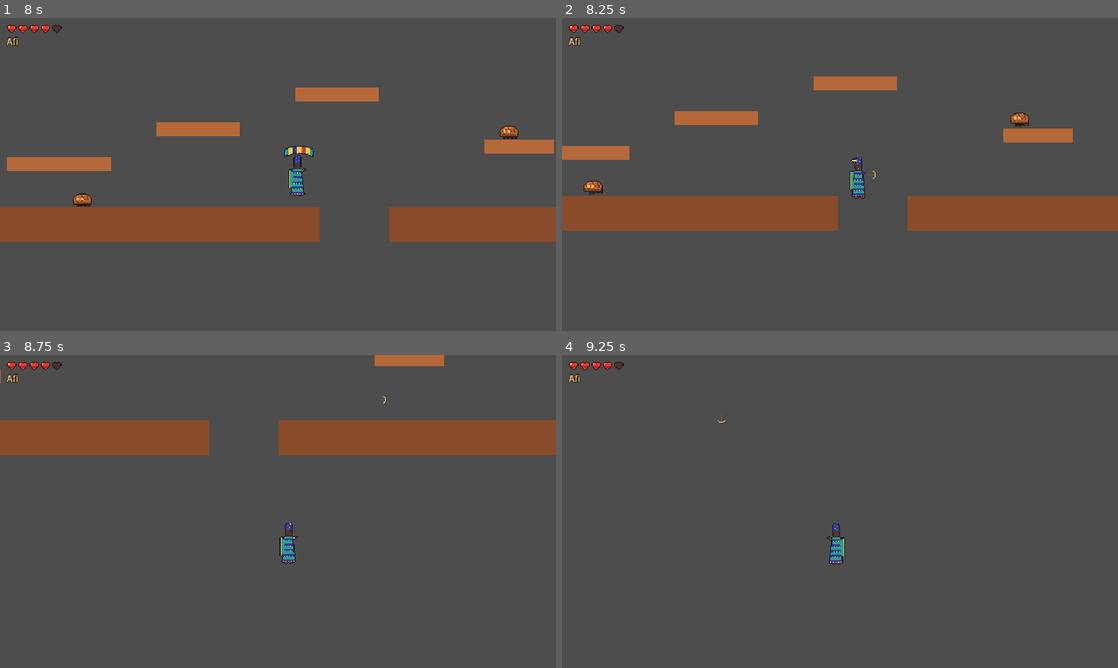
Above: before the commit, frames 1-4 (two rows, left to right).
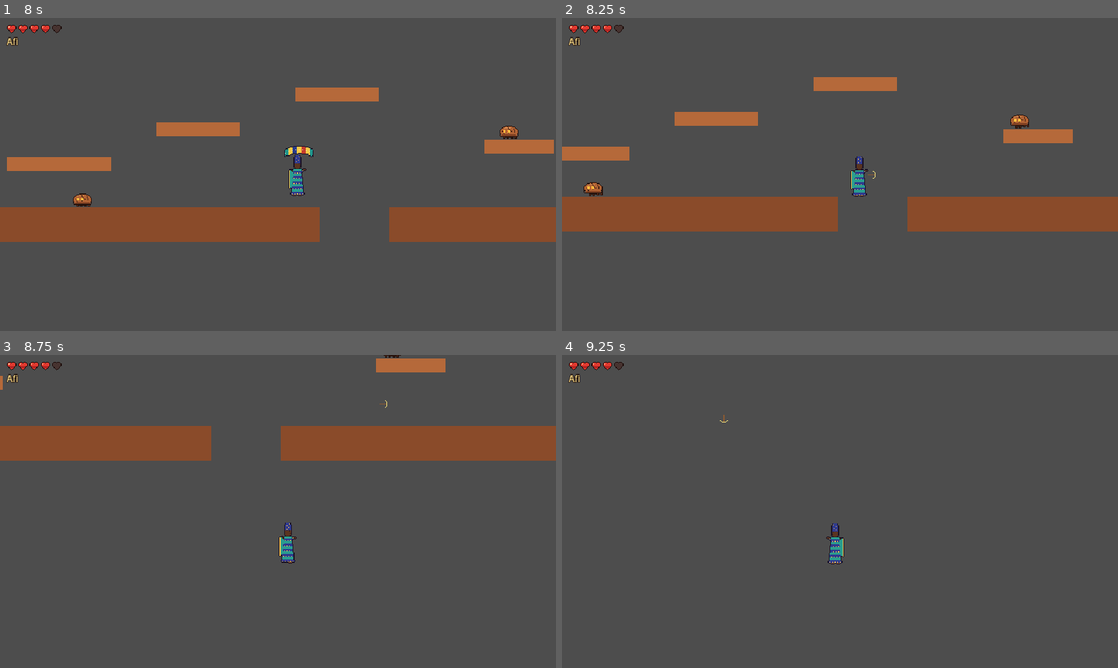
Above: after the commit, the same moments.

Repository: maximghost/xevioso
Game: Godot game, scene res://scenes/levels/test_level.tscn
Two runs of this game, one before a commit and one after it. Both use one fixed random seed, a clock stepped at 60 frames per second and the inputs below.
Inputs (mouse positions are in pixels of both pictures, inside the frame that each line leads up to):
- Up to frame 1 (8 s): move the mouse to (250, 237) at 0.52 s; hold K (ability) 0.53-1.28 s; hold D (move_right) 0.53-2.03 s; click (250, 237) at 0.67 s; tap Space (jump) at 0.77, 1.07, 1.52, 1.55, 1.82, 2.1, 3.02, 3.32, 3.77, 3.8, 4.07, 5.27, 5.57, 6.77, 6.8, 7.07, 7.35, 7.52, 7.82 s; tap J (attack) at 0.8, 1.35, 3.05, 3.6, 6.05, 6.6 s; move the mouse to (444, 221) at 1.27 s; move the mouse to (111, 127) at 2.02 s; hold K (ability) 2.03-2.78 s; hold A (move_left) 2.03-4.25 s; move the mouse to (305, 174) at 2.77 s; tap K (ability) at 2.85, 5.3 s; click (305, 174) at 2.92 s; move the mouse to (194, 96) at 3.52 s; tap Escape (pause) at 4.15 s; click "Recommencer" at 4.25 s; move the mouse to (400, 158) at 5.02 s; hold D (move_right) from 5.03 s (still down); tap Tab (switch_hero) at 5.1 s; move the mouse to (166, 190) at 5.77 s; hold K (ability) 5.78-6.53 s; click (166, 190) at 5.92 s; move the mouse to (333, 105) at 6.52 s; move the mouse to (250, 237) at 7.27 s; hold K (ability) from 7.28 s (still down)
- Up to frame 2 (8.25 s): keep holding D (move_right); move the mouse to (1006, 221) at 8.02 s; release K (ability) at 8.03 s; tap K (ability) at 8.1 s; click (1006, 221) at 8.17 s
- Up to frame 3 (8.75 s): keep holding D (move_right); tap Space (jump) at 8.27, 8.57 s; tap J (attack) at 8.3 s
- Up to frame 4 (9.25 s): move the mouse to (673, 464) at 8.77 s; release D (move_right) at 8.78 s; hold A (move_left) from 8.78 s (still down); tap J (attack) at 8.85 s; tap Space (jump) at 9.05 s

Frame 1 is identical in both runs. In frame 2, 1.0% of the frame differs, in the area x 0-100%, y 18-69%; in frame 3, 3.7%, in the area x 0-100%, y 0-67%; in frame 4, 0.1%.

Commit message:
Mobile : croix sous le pouce gauche, saut sur la flèche haut ; Onde plus rapide
- Croix de déplacement à gauche, actions à droite (vu du joueur)
- Bouton de saut supprimé : la flèche haut fait sauter (et déclenche move_up)
- Onde de Kokou : une frappe toutes les 0,22 s environ
- Mémoire de la capacité : un appui pendant la recharge part dès qu'elle est prête

Diff:
--- a/scenes/heroes/abilities/wave_ability.gd
+++ b/scenes/heroes/abilities/wave_ability.gd
@@ -12,14 +12,15 @@
 @export var wave_scene: PackedScene = preload("res://scenes/fx/drum_wave.tscn")
 
 ## Durée de la frappe (animation), en secondes.
-@export var strike_time: float = 0.2
+@export var strike_time: float = 0.12
 
 # Temps restant de la frappe.
 var _time_left: float = 0.0
 
 
 func _init() -> void:
-	cooldown = 1.2
+	# Recharge courte : on peut enchaîner les frappes, comme un rythme de tambour.
+	cooldown = 0.1
 	takes_control = false
 	animation = &"throw"
 
--- a/scenes/heroes/player.gd
+++ b/scenes/heroes/player.gd
@@ -29,6 +29,10 @@
 ## Délai minimal entre deux lancers de hache, en secondes.
 @export var throw_cooldown: float = 0.35
 
+## Mémoire de la capacité : un appui un peu trop tôt (pendant la recharge) est retenu
+## pendant ce délai et la capacité part dès qu'elle est prête. On ne perd pas d'appui.
+@export var ability_buffer_time: float = 0.2
+
 
 # ---------------------------------------------------------------------------
 # Coups reçus
@@ -158,6 +162,9 @@
 
 # La capacité du héros joué (null s'il n'en a pas encore).
 var _ability: HeroAbility = null
+
+# Temps restant pendant lequel un appui sur la capacité est mémorisé.
+var _ability_buffer_timer: float = 0.0
 
 # Matériau partagé des images rémanentes : mode de mélange additif (lumineux).
 static var _ADDITIVE: CanvasItemMaterial = _make_additive()
@@ -212,7 +219,7 @@
 		return
 
 	_handle_switch()
-	_handle_ability()
+	_handle_ability(delta)
 
 	if _ability_in_control():
 		# Une capacité pilote le mouvement (ex. la Ruée) : ni gravité, ni course, ni hache.
@@ -414,6 +421,7 @@
 	# Une capacité en cours est interrompue : le nouveau héros ne la possède pas.
 	if _ability != null and _ability.active:
 		_ability.cancel()
+	_ability_buffer_timer = 0.0
 	_apply_hero((_hero_index + 1) % heroes.size())
 	_throwing = false
 
@@ -464,10 +472,19 @@
 
 
 ## Déclenche la capacité du héros joué quand on appuie sur « ability ».
-func _handle_ability() -> void:
-	if _ability != null and not _ability.active and _ability.wants_activation():
-		if _ability.try_activate():
-			_throwing = false  # la capacité interrompt un lancer en cours
+## L'appui est mémorisé un court instant : s'il arrive pendant la recharge,
+## la capacité part dès qu'elle est prête (comme la mémoire du saut).
+func _handle_ability(delta: float) -> void:
+	if _ability == null:
+		return
+	if _ability.wants_activation():
+		_ability_buffer_timer = ability_buffer_time
+	else:
+		_ability_buffer_timer = maxf(_ability_buffer_timer - delta, 0.0)
+
+	if _ability_buffer_timer > 0.0 and not _ability.active and _ability.try_activate():
+		_ability_buffer_timer = 0.0
+		_throwing = false  # la capacité interrompt un lancer en cours
 
 
 ## Vrai si une capacité est en cours et pilote le mouvement.
--- a/scenes/ui/touch_controls.gd
+++ b/scenes/ui/touch_controls.gd
@@ -2,7 +2,7 @@
 extends CanvasLayer
 ## Les boutons tactiles, pour jouer sur téléphone et tablette.
 ##
-## Chaque bouton est un TouchScreenButton relié à une action d'entrée (move_left, jump...) :
+## Chaque bouton est un TouchScreenButton relié à une action d'entrée (move_left, attack...) :
 ## pour le reste du jeu, appuyer sur un bouton revient exactement à appuyer sur la touche
 ## du clavier correspondante. Le héros n'a donc rien à savoir des écrans tactiles.
 ##
@@ -15,9 +15,10 @@
 ## Marge entre les boutons et les bords de l'écran, en pixels du jeu.
 @export var margin: float = 14.0
 
-## Côté de la croix de déplacement. Coché : flèches à droite, actions à gauche.
-## Décoché : l'inverse (disposition classique des jeux mobiles).
-@export var movement_on_right: bool = true
+## Côté de la croix de déplacement, vu par le joueur qui tient le téléphone.
+## Décoché (par défaut) : croix sous le pouce gauche, actions sous le pouce droit.
+## Coché : l'inverse, pour les joueurs qui préfèrent.
+@export var movement_on_right: bool = false
 
 ## Écart entre les flèches de la croix, en pixels.
 @export var dpad_gap: float = 2.0
@@ -26,7 +27,6 @@
 @onready var _right: TouchScreenButton = $Right
 @onready var _up: TouchScreenButton = $Up
 @onready var _down: TouchScreenButton = $Down
-@onready var _jump: TouchScreenButton = $Jump
 @onready var _attack: TouchScreenButton = $Attack
 @onready var _ability: TouchScreenButton = $Ability
 @onready var _switch: TouchScreenButton = $Switch
@@ -36,6 +36,10 @@
 func _ready() -> void:
 	if DisplayServer.is_touchscreen_available():
 		_remove_mouse_bindings()
+	# La flèche haut sert à sauter (son action est « jump ») ; elle déclenche aussi
+	# « move_up », pour les mécaniques à venir (portes, grimper, viser vers le haut).
+	_up.pressed.connect(Input.action_press.bind(&"move_up"))
+	_up.released.connect(Input.action_release.bind(&"move_up"))
 	if always_visible:
 		for button: TouchScreenButton in _buttons():
 			button.visibility_mode = TouchScreenButton.VISIBILITY_ALWAYS
@@ -58,7 +62,7 @@
 
 
 func _buttons() -> Array[TouchScreenButton]:
-	return [_left, _right, _up, _down, _jump, _attack, _ability, _switch, _pause]
+	return [_left, _right, _up, _down, _attack, _ability, _switch, _pause]
 
 
 ## Place les boutons dans les coins, quelle que soit la largeur de l'écran.
@@ -85,13 +89,14 @@
 	_right.position = corner + Vector2(step, 0.0)
 
 	# --- Les actions, de l'autre côté --------------------------------------
-	# Le saut, le plus gros bouton, dans le coin, sous le pouce ; les autres autour de lui.
+	# La hache, l'action la plus fréquente, dans le coin sous le pouce ; la capacité
+	# juste à côté ; le changement de héros, plus rare, au-dessus.
+	# (Le saut se fait avec la flèche haut de la croix.)
 	# Distances mesurées depuis le bord de l'écran côté actions.
 	var actions_on_right: bool = not movement_on_right
-	_place(_jump, margin, screen.y - margin - 52.0, actions_on_right)
-	_place(_attack, margin + 64.0, screen.y - margin - 42.0, actions_on_right)
-	_place(_ability, margin + 6.0, screen.y - margin - 104.0, actions_on_right)
-	_place(_switch, margin + 60.0, screen.y - margin - 88.0, actions_on_right)
+	_place(_attack, margin + 4.0, screen.y - margin - 44.0, actions_on_right)
+	_place(_ability, margin + 56.0, screen.y - margin - 64.0, actions_on_right)
+	_place(_switch, margin + 8.0, screen.y - margin - 98.0, actions_on_right)
 
 	# En haut à droite : la pause, petite et à l'écart pour éviter les appuis involontaires.
 	_pause.position = Vector2(screen.x - margin - 28.0, margin)
--- a/scenes/ui/touch_controls.tscn
+++ b/scenes/ui/touch_controls.tscn
@@ -5,8 +5,6 @@
 [ext_resource type="Texture2D" path="res://assets/ui/touch/left_pressed.png" id="3_d7e7n"]
 [ext_resource type="Texture2D" path="res://assets/ui/touch/right.png" id="4_a8vbr"]
 [ext_resource type="Texture2D" path="res://assets/ui/touch/right_pressed.png" id="5_xd3pv"]
-[ext_resource type="Texture2D" path="res://assets/ui/touch/jump.png" id="6_6i7qg"]
-[ext_resource type="Texture2D" path="res://assets/ui/touch/jump_pressed.png" id="7_mmsdr"]
 [ext_resource type="Texture2D" path="res://assets/ui/touch/attack.png" id="8_anass"]
 [ext_resource type="Texture2D" path="res://assets/ui/touch/attack_pressed.png" id="9_s30a2"]
 [ext_resource type="Texture2D" path="res://assets/ui/touch/ability.png" id="10_s6ycp"]
@@ -25,9 +23,6 @@
 
 [sub_resource type="CircleShape2D" id="CircleShape2D_wli54"]
 radius = 28.0
-
-[sub_resource type="CircleShape2D" id="CircleShape2D_a8rc7"]
-radius = 32.0
 
 [sub_resource type="CircleShape2D" id="CircleShape2D_bdos2"]
 radius = 26.0
@@ -66,7 +61,7 @@
 texture_pressed = ExtResource("17_up_p")
 shape = SubResource("CircleShape2D_eqmsn")
 passby_press = true
-action = "move_up"
+action = "jump"
 visibility_mode = 1
 
 [node name="Down" type="TouchScreenButton" parent="." unique_id=1610683602]
@@ -75,13 +70,6 @@
 shape = SubResource("CircleShape2D_eqmsn")
 passby_press = true
 action = "move_down"
-visibility_mode = 1
-
-[node name="Jump" type="TouchScreenButton" parent="." unique_id=2090034508]
-texture_normal = ExtResource("6_6i7qg")
-texture_pressed = ExtResource("7_mmsdr")
-shape = SubResource("CircleShape2D_a8rc7")
-action = "jump"
 visibility_mode = 1
 
 [node name="Attack" type="TouchScreenButton" parent="." unique_id=1670660618]
Binary file removed: assets/ui/touch/jump.png
Not shown, removed: assets/ui/touch/jump.png.import
Binary file removed: assets/ui/touch/jump_pressed.png
Not shown, removed: assets/ui/touch/jump_pressed.png.import
